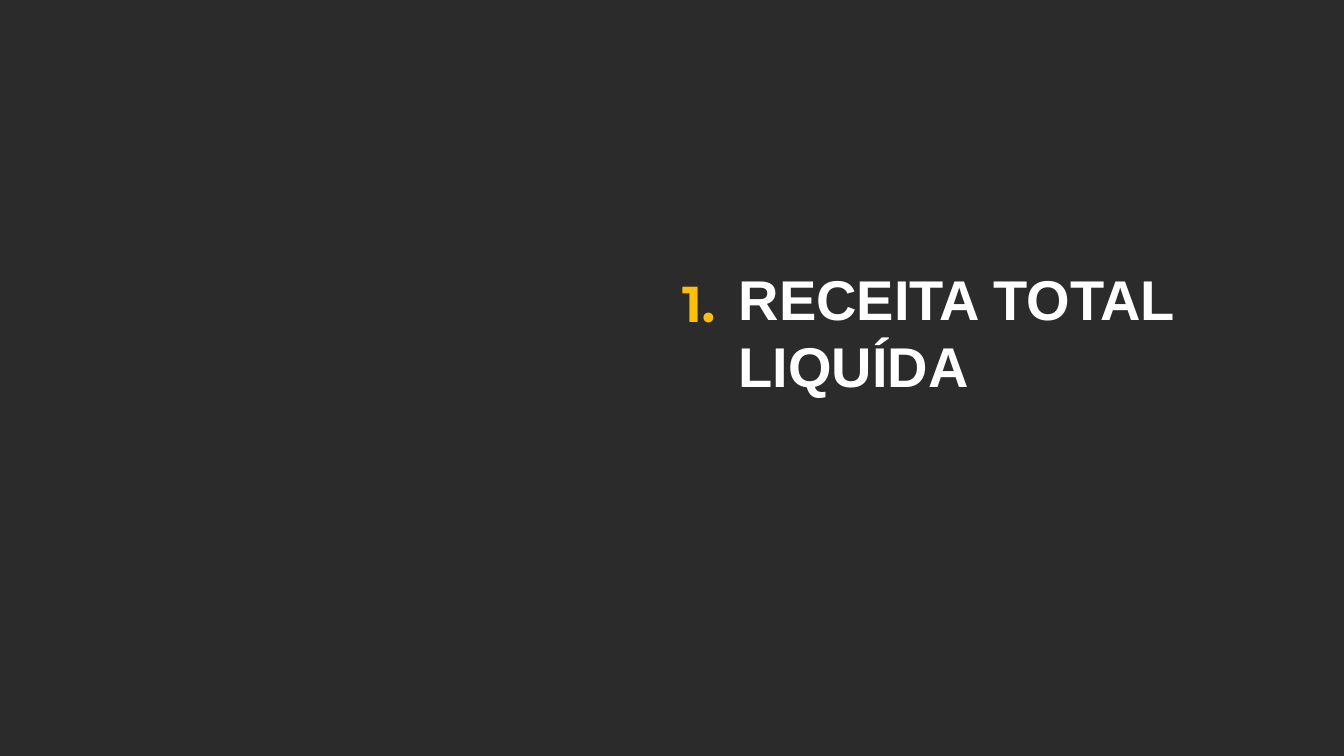
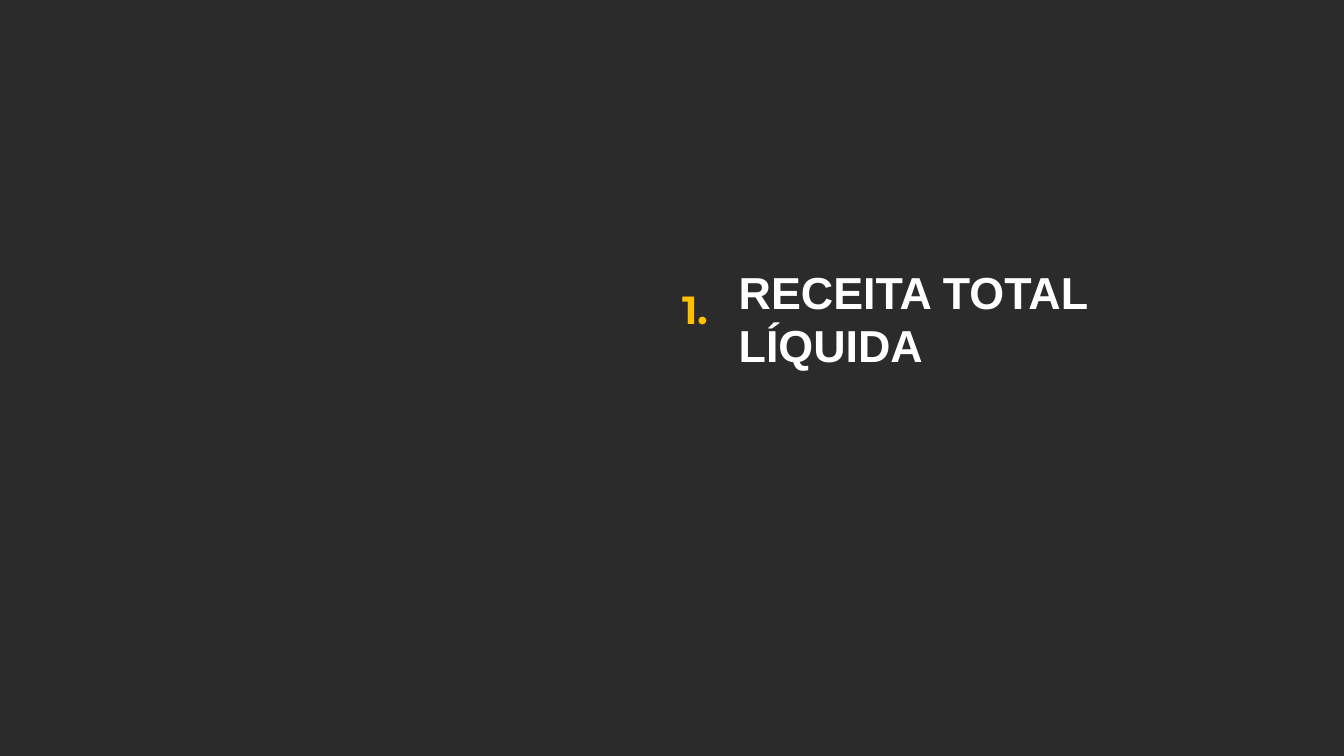
Before and after one commit to raphaellima1/Relatorio_receita, a slide deck: slide 5 of 2024-07-15V2.pptx. Drawn at 1344x756 pixels with LibreOffice and Linux fonts; fonts in the diff are those of the drawing; background and template pictures are left out; a plain dark background stands for a picture behind light text. Boxes give left, top, right and bottom in pixels: in the first picture for what was removed or moved away, otherwise in the second. Text is boxed around its words. In the diff, an @@ line names an element or a change of style, - is before the commit and + after.

```diff
--- a/2024-07-15V2.pptx
+++ b/2024-07-15V2.pptx
@@ subtitle "1." at (x1=682, y1=296, x2=708, y2=325): size 36 to 28 pt @@
@@ title at (x1=739, y1=277, x2=1088, y2=371): text changed; size 40 to 32 pt @@
-RECEITA TOTAL LIQUÍDA
+RECEITA TOTAL LÍQUIDA
```
Also in this commit, not shown: 3 other slides changed, 6 other files.
